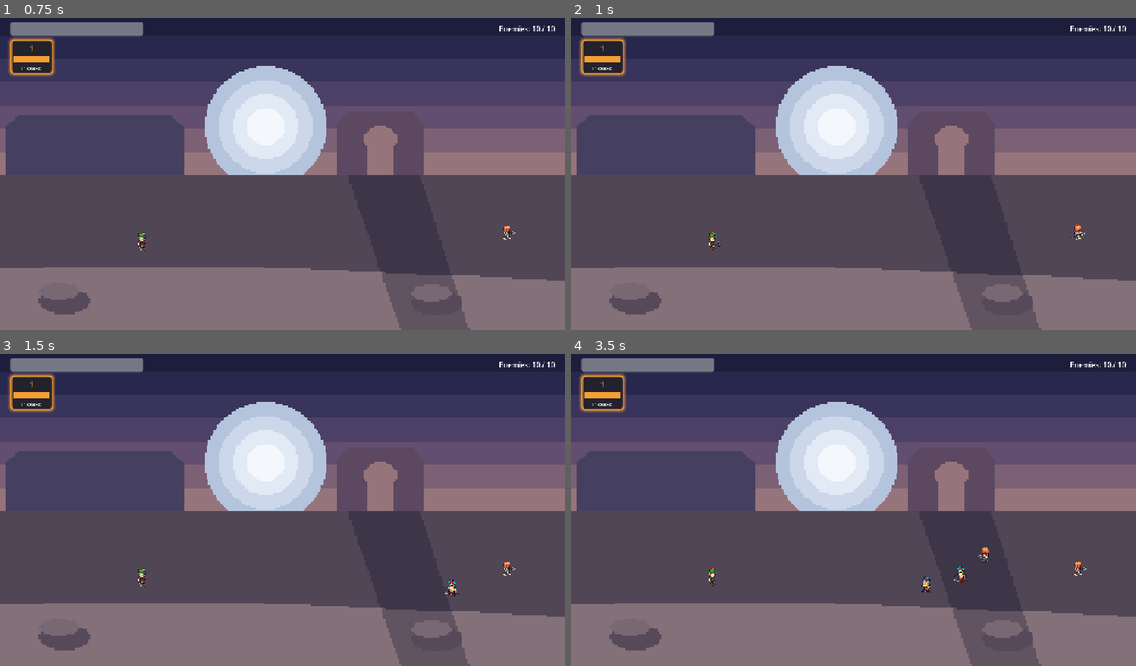
Above: before the commit, frames 1-4 (two rows, left to right).
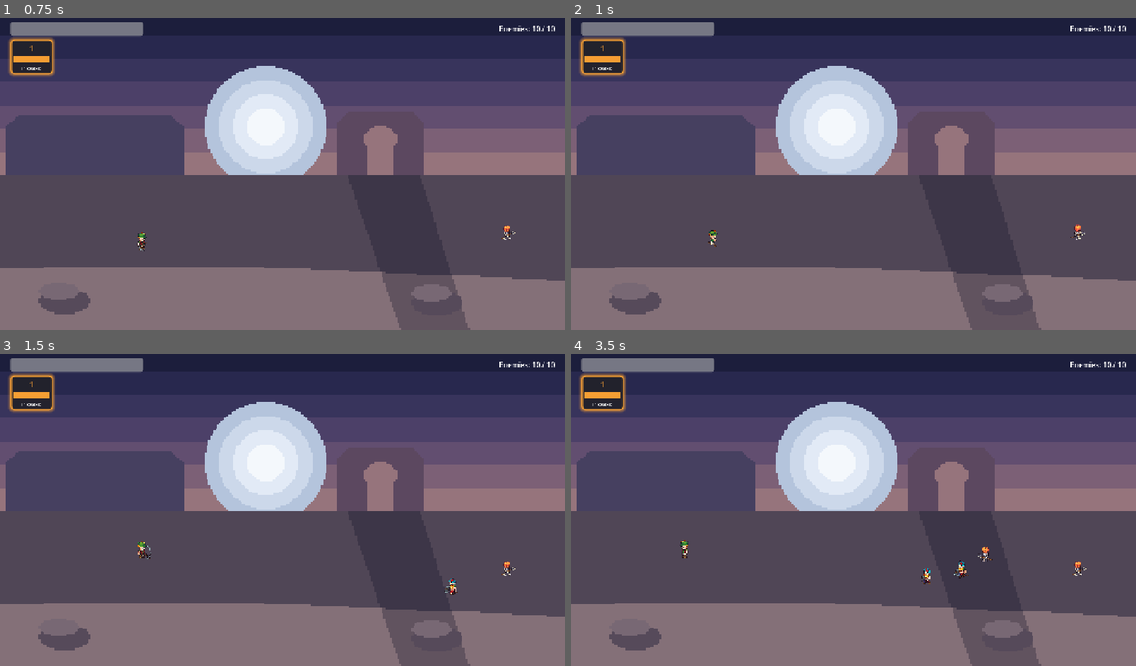
Above: after the commit, the same moments.

Repository: coulof/quarante-cinquante
Game: Godot game, scene res://scenes/world/level_04.tscn
Same seed, same stepped clock (60 frames per second), same inputs: the game is played once before the commit and once after it. This scene is started directly instead of the project's main scene.
Inputs (mouse positions are in pixels of both pictures, inside the frame that each line leads up to):
- Up to frame 1 (0.75 s): tap Enter at 0.5 s; move the mouse to (254, 236) at 0.52 s; hold Up (move_up) from 0.53 s (still down); hold Space (attack) from 0.53 s (still down); click (254, 236) at 0.67 s
- Up to frame 2 (1 s): keep holding Up (move_up); keep holding Space (attack)
- Up to frame 3 (1.5 s): release Up (move_up) at 1.25 s; release Space (attack) at 1.25 s; drag from (452, 553) to (254, 572) at 1.27 s
- Up to frame 4 (3.5 s): move the mouse to (684, 460) at 2.02 s; hold Left (move_left) 2.03-2.75 s; hold Space (attack) 2.03-2.75 s; tap 1 at 2.1 s; click (684, 460) at 2.17 s; drag from (881, 506) to (684, 460) at 2.77 s

Frame 1 is identical in both runs. In frame 2, less than 0.1% of the frame differs, in the area x 24-27%, y 67-75%; in frame 3, 0.2%; in frame 4, 0.4%, in the area x 19-75%, y 59-77%.

Commit message:
Add touch controls for mobile (virtual joystick, attack button, tappable weapons)
- scenes/ui/joystick.gd: on-screen virtual joystick driving the move_* actions
  (8-way, dynamic base), so hero movement (Input.get_vector) is unchanged.
- HUD (hud.tscn/hud.gd): ATK button driving the "attack" action + tappable weapon
  chips (weapon_selected → hero.select_weapon_id); shown only on touch devices
  (or force_touch_ui for editor testing); rotate-to-landscape hint in portrait.
- hero.gd: polls the attack action in _process (keyboard/mouse/touch unified) and
  gains select_weapon_id; level routes hud.weapon_selected to it.
- project.godot: emulate_mouse_from_touch=false so touches don't fire the
  mouse-bound attack (e.g. while using the joystick).
- It's a web build (gl_compatibility) so this makes it playable in a phone browser;
  README/CLAUDE updated.

Co-Authored-By: Claude Opus 4.8 <noreply@anthropic.com>
Claude-Session: https://claude.ai/code/session_012AB4H5ubES7tYVFxTQMD7g

Diff:
--- a/project.godot
+++ b/project.godot
@@ -60,6 +60,12 @@
 ]
 }
 
+[input_devices]
+
+; Mobile touches stay pure touch events — they must NOT emulate the mouse, or every
+; touch (e.g. on the joystick) would fire the mouse-bound "attack" action.
+pointing/emulate_mouse_from_touch=false
+
 [rendering]
 
 textures/canvas_textures/default_texture_filter=0
--- a/scenes/entities/hero.gd
+++ b/scenes/entities/hero.gd
@@ -52,6 +52,24 @@
 	weapon_switched.emit(weapon)
 
 
+## Weapon select by id — used by the touch HUD chips (keyboard path is below).
+func select_weapon_id(id: String) -> void:
+	if is_dead:
+		return
+	for w in available_weapons:
+		if w.id == id:
+			_select(w)
+			Audio.play("ui_weapon_switch")
+			return
+
+
+func _process(_delta: float) -> void:
+	# Poll the attack action so keyboard (Space), desktop mouse, and the on-screen
+	# touch button all funnel through one path.
+	if not is_dead and Input.is_action_just_pressed("attack"):
+		_attack_queued = true
+
+
 func _unhandled_input(event: InputEvent) -> void:
 	if is_dead:
 		return
@@ -62,8 +80,6 @@
 				_select(w)
 				Audio.play("ui_weapon_switch")
 				return
-	if event.is_action_pressed("attack"):
-		_attack_queued = true
 
 
 # --- State interface ----------------------------------------------------------
--- /dev/null
+++ b/scenes/ui/joystick.gd
@@ -0,0 +1,57 @@
+extends Control
+## On-screen virtual joystick for touch. Drives the `move_*` input actions (full
+## strength past a per-axis threshold → clean 8-way), so the hero's movement
+## (`Input.get_vector` in get_desired_velocity) works unchanged. Dynamic base: the
+## stick centres wherever you first press inside this control. Handles both touch
+## (mobile) and mouse (editor testing).
+
+const RADIUS := 90.0
+const AXIS_THRESHOLD := 0.35   # fraction of RADIUS before an axis engages
+
+var _active := false
+var _origin := Vector2.ZERO
+var _knob := Vector2.ZERO
+
+
+func _gui_input(event: InputEvent) -> void:
+	if event is InputEventScreenTouch or event is InputEventMouseButton:
+		if event.pressed:
+			_active = true
+			_origin = event.position
+			_knob = event.position
+			_apply(Vector2.ZERO)
+		else:
+			_active = false
+			_apply(Vector2.ZERO)
+		queue_redraw()
+		accept_event()
+	elif _active and (event is InputEventScreenDrag or event is InputEventMouseMotion):
+		_knob = _origin + (event.position - _origin).limit_length(RADIUS)
+		_apply((_knob - _origin) / RADIUS)
+		queue_redraw()
+		accept_event()
+
+
+func _apply(vec: Vector2) -> void:
+	_axis("move_left", "move_right", vec.x)
+	_axis("move_up", "move_down", vec.y)
+
+
+func _axis(neg: String, pos: String, v: float) -> void:
+	if v > AXIS_THRESHOLD:
+		Input.action_release(neg)
+		Input.action_press(pos, 1.0)
+	elif v < -AXIS_THRESHOLD:
+		Input.action_release(pos)
+		Input.action_press(neg, 1.0)
+	else:
+		Input.action_release(neg)
+		Input.action_release(pos)
+
+
+func _draw() -> void:
+	var base := _origin if _active else Vector2(RADIUS + 24, size.y - RADIUS - 24)
+	var knob := _knob if _active else base
+	draw_circle(base, RADIUS, Color(1, 1, 1, 0.10))
+	draw_circle(base, RADIUS, Color(1, 1, 1, 0.18), false, 3.0)
+	draw_circle(knob, RADIUS * 0.45, Color(1, 1, 1, 0.28))
--- a/scenes/world/hud.gd
+++ b/scenes/world/hud.gd
@@ -3,19 +3,41 @@
 ## active one highlighted), enemy-type telegraph, and wave counter. Driven by
 ## signals wired up in the level script.
 
+## Emitted when a weapon chip is tapped (touch / mouse) — the level routes it to the hero.
+signal weapon_selected(weapon_id: String)
+
 @onready var health_bar: ProgressBar = $HealthBar
 @onready var weapon_strip: HBoxContainer = $WeaponStrip
 @onready var enemy_type_label: Label = $EnemyTypeLabel
 @onready var wave_label: Label = $WaveLabel
+@onready var joystick: Control = $Joystick
+@onready var attack_button: Button = $AttackButton
+@onready var rotate_hint: ColorRect = $RotateHint
 
 const ACTIVE_MODULATE := Color(1, 1, 1, 1)
 const INACTIVE_MODULATE := Color(1, 1, 1, 0.55)
+
+## Force the on-screen touch controls on even without a touchscreen (editor testing).
+@export var force_touch_ui := false
 
 var _chips: Dictionary = {}  # weapon_id -> PanelContainer
 
 
 func _ready() -> void:
 	enemy_type_label.visible = false
+	var touch := force_touch_ui or DisplayServer.is_touchscreen_available()
+	joystick.visible = touch
+	attack_button.visible = touch
+	# The attack button drives the existing "attack" action (hero polls it).
+	attack_button.button_down.connect(func(): Input.action_press("attack"))
+	attack_button.button_up.connect(func(): Input.action_release("attack"))
+
+
+func _process(_delta: float) -> void:
+	# Web can't force orientation: nudge the player to landscape on a portrait phone.
+	if rotate_hint:
+		var vp := get_viewport_rect().size
+		rotate_hint.visible = DisplayServer.is_touchscreen_available() and vp.y > vp.x
 
 
 func set_health(current: float, maximum: float) -> void:
@@ -84,13 +106,21 @@
 	panel.set_meta("accent", accent)
 	panel.add_theme_stylebox_override("panel", _chip_style(accent, false))
 
+	# Tap (touch or click) selects this weapon; inner controls ignore input so the tap
+	# reaches the panel.
+	panel.gui_input.connect(func(e: InputEvent):
+		if (e is InputEventMouseButton and e.pressed) or (e is InputEventScreenTouch and e.pressed):
+			weapon_selected.emit(weapon.id))
+
 	var vbox := VBoxContainer.new()
+	vbox.mouse_filter = Control.MOUSE_FILTER_IGNORE
 	vbox.add_theme_constant_override("separation", 3)
 	panel.add_child(vbox)
 
 	# Key badge, tinted with the weapon's accent.
 	var key := Label.new()
 	key.text = char(int(weapon.hotkey))
+	key.mouse_filter = Control.MOUSE_FILTER_IGNORE
 	key.horizontal_alignment = HORIZONTAL_ALIGNMENT_CENTER
 	key.add_theme_font_size_override("font_size", 20)
 	key.add_theme_color_override("font_color", accent)
@@ -98,12 +128,14 @@
 
 	var swatch := ColorRect.new()
 	swatch.color = accent
+	swatch.mouse_filter = Control.MOUSE_FILTER_IGNORE
 	swatch.custom_minimum_size = Vector2(0, 16)
 	swatch.size_flags_horizontal = Control.SIZE_EXPAND_FILL
 	vbox.add_child(swatch)
 
 	var name_label := Label.new()
 	name_label.text = weapon.display_name
+	name_label.mouse_filter = Control.MOUSE_FILTER_IGNORE
 	name_label.horizontal_alignment = HORIZONTAL_ALIGNMENT_CENTER
 	name_label.add_theme_font_size_override("font_size", 12)
 	vbox.add_child(name_label)
--- a/scenes/world/hud.tscn
+++ b/scenes/world/hud.tscn
@@ -1,6 +1,7 @@
-[gd_scene load_steps=2 format=3]
+[gd_scene load_steps=3 format=3]
 
 [ext_resource type="Script" path="res://scenes/world/hud.gd" id="1_hud"]
+[ext_resource type="Script" path="res://scenes/ui/joystick.gd" id="2_joy"]
 
 [node name="HUD" type="Control"]
 layout_mode = 3
@@ -58,3 +59,49 @@
 text = "Enemies: 5 / 5"
 horizontal_alignment = 2
 vertical_alignment = 1
+
+[node name="Joystick" type="Control" parent="."]
+visible = false
+layout_mode = 0
+offset_left = 30.0
+offset_top = 360.0
+offset_right = 470.0
+offset_bottom = 712.0
+script = ExtResource("2_joy")
+
+[node name="AttackButton" type="Button" parent="."]
+visible = false
+layout_mode = 0
+offset_left = 1044.0
+offset_top = 500.0
+offset_right = 1234.0
+offset_bottom = 690.0
+theme_override_font_sizes/font_size = 44
+text = "ATK"
+
+[node name="RotateHint" type="ColorRect" parent="."]
+visible = false
+layout_mode = 1
+anchors_preset = 15
+anchor_right = 1.0
+anchor_bottom = 1.0
+color = Color(0, 0, 0, 0.88)
+
+[node name="Label" type="Label" parent="RotateHint"]
+layout_mode = 1
+anchors_preset = 8
+anchor_left = 0.5
+anchor_top = 0.5
+anchor_right = 0.5
+anchor_bottom = 0.5
+offset_left = -300.0
+offset_top = -40.0
+offset_right = 300.0
+offset_bottom = 40.0
+grow_horizontal = 2
+grow_vertical = 2
+theme_override_font_sizes/font_size = 40
+text = "↻  Rotate your device
+to landscape"
+horizontal_alignment = 1
+vertical_alignment = 1
--- a/scenes/world/level_01.gd
+++ b/scenes/world/level_01.gd
@@ -28,6 +28,7 @@
 	hero.health_changed.connect(hud.set_health)
 	hero.weapon_switched.connect(hud.set_weapon)
 	hero.died.connect(_on_hero_died)
+	hud.weapon_selected.connect(hero.select_weapon_id)
 	hud.set_health(hero.health, hero.max_health)
 	hud.set_weapons(hero.available_weapons, hero.current_weapon)
 
Not shown, added: scenes/ui/joystick.gd.uid
Not shown, changed: CLAUDE.md
Not shown, changed: README.md
